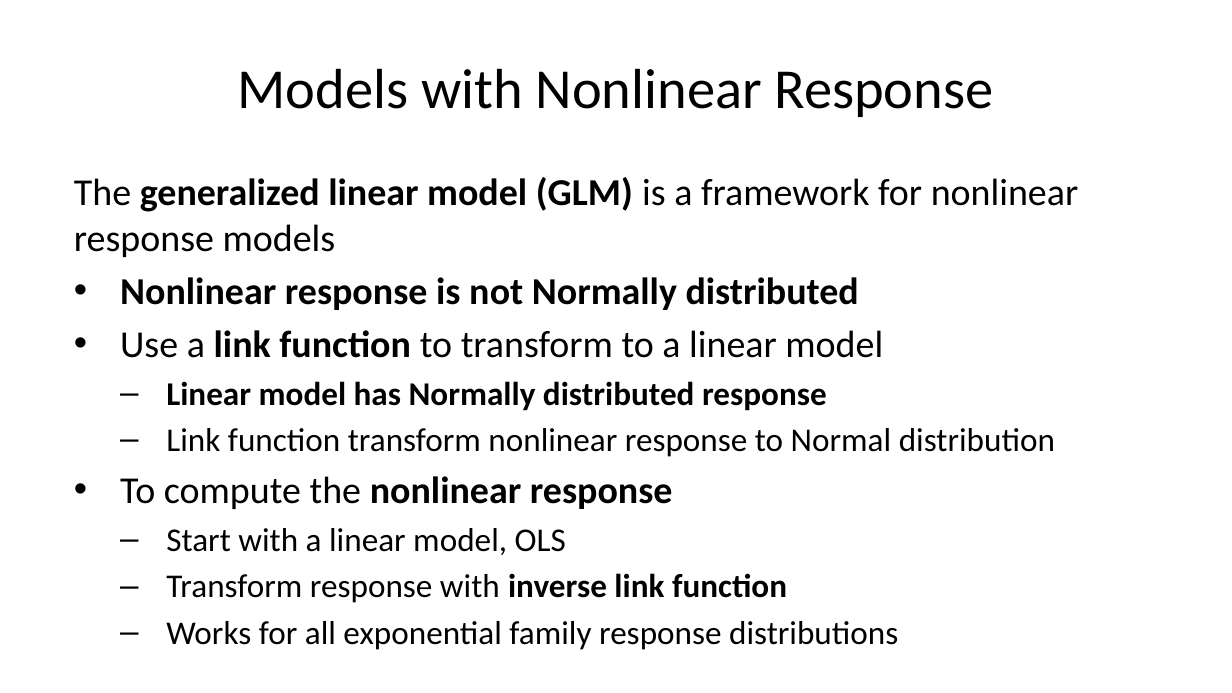
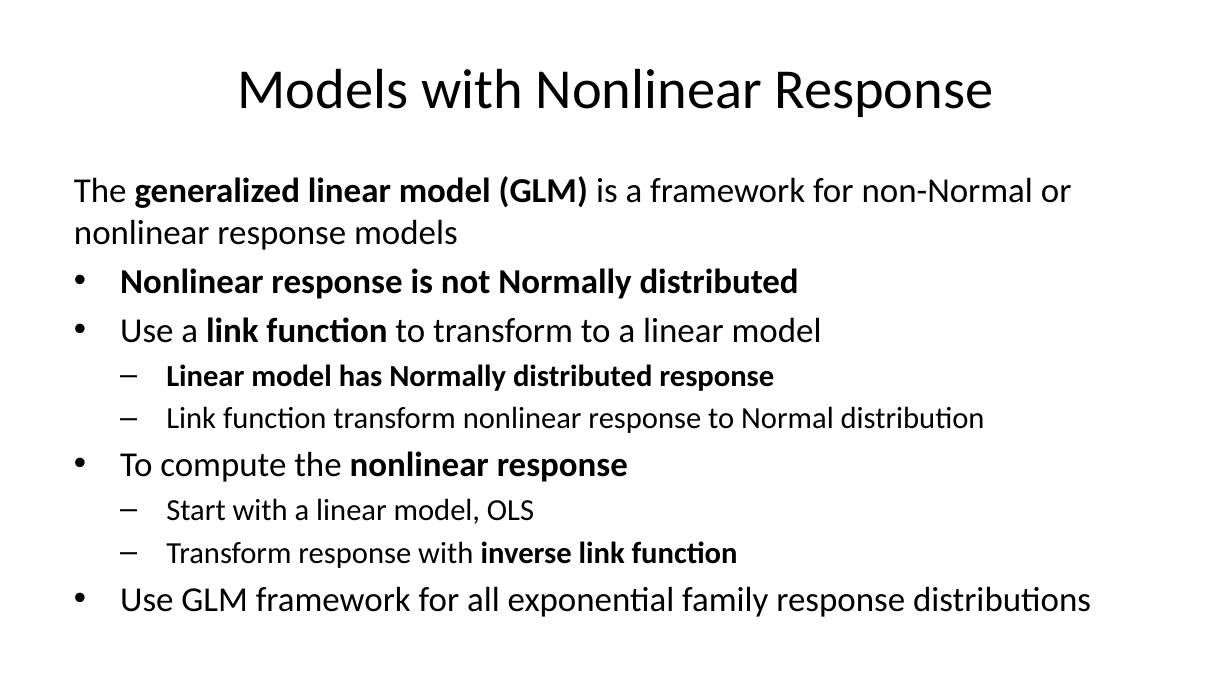
Before and after one commit to StephenElston/CSCI-E-83, a slide deck: slide 20 of LectureSlides/09_GeneralizingTheLinearModel.pptx (slide 22 before the commit). Drawn at 1232x693 pixels with LibreOffice and Linux fonts; fonts in the diff are those of the drawing. Boxes give left, top, right and bottom in pixels: in the first picture for what was removed or moved away, otherwise in the second. Text is boxed around its words. In the diff, an @@ line names an element or a change of style, - is before the commit and + after.

```diff
--- a/LectureSlides/09_GeneralizingTheLinearModel.pptx
+++ b/LectureSlides/09_GeneralizingTheLinearModel.pptx
@@ text at (x1=74, y1=176, x2=1072, y2=250): text changed; size 22.2 to 20.4 pt @@
-The generalized linear model (GLM) is a framework for nonlinear response models
+The generalized linear model (GLM) is a framework for non-Normal or nonlinear response models
@@ text at (x1=120, y1=268, x2=985, y2=568): size 22.2 to 20.4 pt in "Nonlinear response is not Normally distributed", "Use a link function to transform to ...", "To compute the nonlinear response"; size 19.4 to 17.9 pt in "Linear model has Normally distributed response", "Link function transform nonlinear response to Normal ...", "Start with a linear model, OLS", "Transform response with inverse link function" @@
@@ text at (x1=120, y1=586, x2=1091, y2=617): text changed; size 19.4 to 20.4 pt @@
-  – Works for all exponential family response distributions
+• Use GLM framework for all exponential family response distributions
```
Also in this commit, not shown: 13 other slides changed, 2 slides removed.
